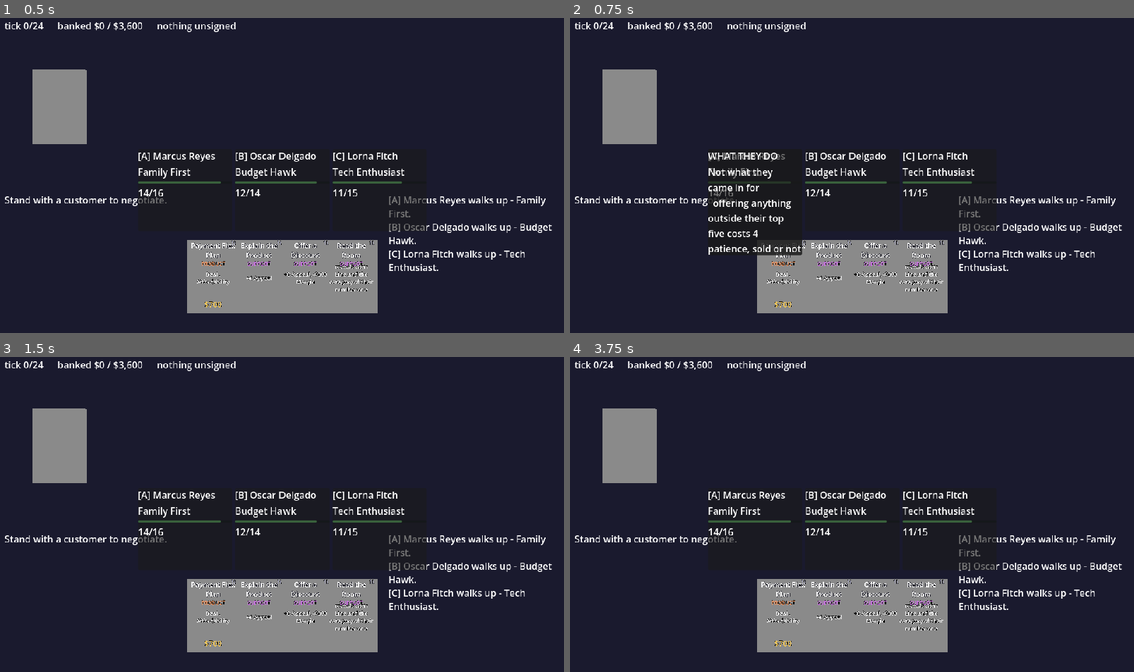
Above: before the commit, frames 1-4 (two rows, left to right).
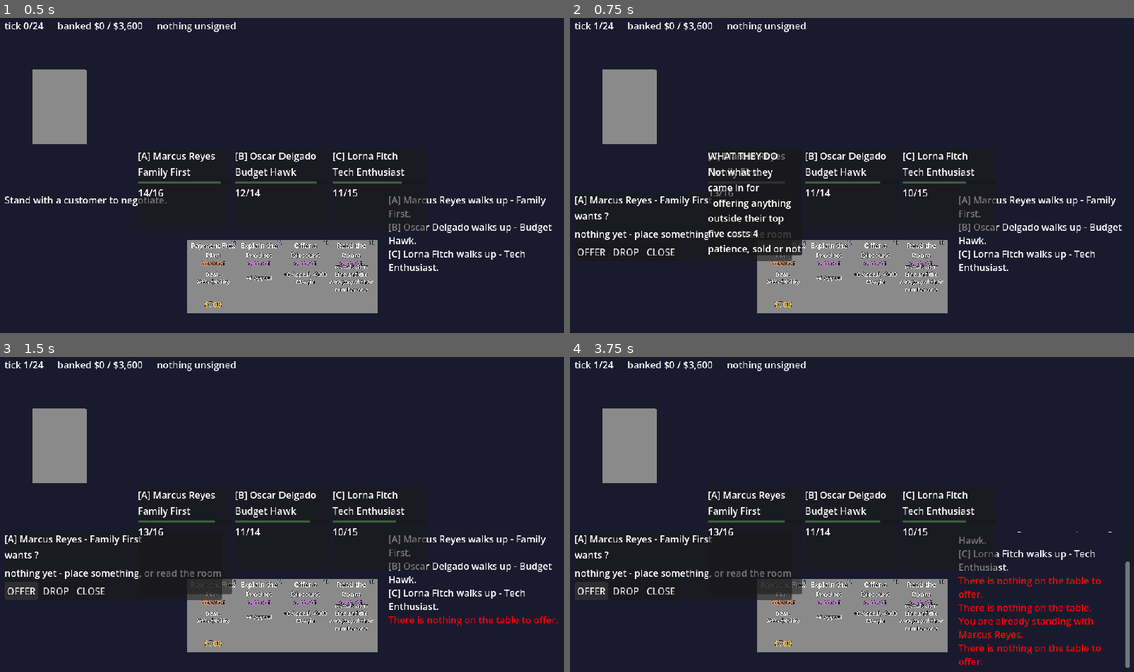
Above: after the commit, the same moments.

Repository: Painkills/RogueDealership
Game: Godot game, scene res://scenes/shift.tscn
The game is run twice, just before and just after one commit, with the same random seed, the same clock (stepped at 60 frames per second) and the same inputs.
Inputs (mouse positions are in pixels of both pictures, inside the frame that each line leads up to):
- Up to frame 1 (0.5 s): no input
- Up to frame 2 (0.75 s): click (756, 191) at 0.52 s
- Up to frame 3 (1.5 s): click (22, 590) at 1.25 s, where only the run after the commit has a clickable "OFFER"
- Up to frame 4 (3.75 s): click (626, 590) at 2 s, where only the run after the commit has a clickable "DROP"; click (756, 530) at 2.77 s; click (592, 590) at 3.5 s, where only the run after the commit has a clickable "OFFER"

Frame 1 is identical in both runs. In frame 2, 1.1% of the frame differs, in the area x 0-72%, y 1-78%; in frame 3, 1.8%; in frame 4, 4.2%, in the area x 0-100%, y 1-99%.

Commit message:
feat(g1.5): fix the hover-panel click bug, drop the 2D hand, document the rules
FloorCard's HoverPanel is now MOUSE_FILTER_IGNORE, as is the panel root
and its containers - only Clicker blocks. This is G1's known floor-card
bug at its root: PanelContainer stretches every child to fill it, so
HoverPanel sat directly on top of Clicker, and being revealed by hovering
the very card it covered it swallowed the click that revealed it. Over a
3D table it would also have blocked card picking behind it. A lint test
instantiates a floor card and checks it, since floor cards are created at
runtime and the scene lint never sees them.

Deletes hand_card.gd, hand_card.tscn and build_hand_card_scene.gd - the
hand lives on the table now. CardText survives as the single source of a
card's wording.

README gains a G1.5 section stating the three rules that will bite the
next person: one stray Control kills all card input (with
physics_object_picking as its identical-looking twin), cards reconcile by
uid and are never rebuilt or freed mid-flight, and scene inheritance
cannot come from a builder script while non-@export strategy values
cannot survive one.

It also says plainly that nobody has looked at this either - every check
here is structural, and whether Label3D text reads at 960x540 is exactly
the tension GODOT_SPEC 11 warned about. The camera is head-on and
untilted so that tilt is the first knob to turn, with the SubViewport
route as the fallback.

751 suite checks, 48 driver checks.

Co-Authored-By: Claude Opus 5 <noreply@anthropic.com>

Diff:
--- a/game/scenes/floor_card.tscn
+++ b/game/scenes/floor_card.tscn
@@ -2,56 +2,61 @@
 
 [ext_resource type="Script" path="res://scripts/view/floor_card.gd" id="1_h8n7p"]
 
-[node name="FloorCard" type="PanelContainer" unique_id=1396335695]
+[node name="FloorCard" type="PanelContainer" unique_id=620548035]
 custom_minimum_size = Vector2(160, 112)
+mouse_filter = 2
 script = ExtResource("1_h8n7p")
 
-[node name="VBoxContainer" type="VBoxContainer" parent="." unique_id=412741927]
+[node name="VBoxContainer" type="VBoxContainer" parent="." unique_id=2054207276]
 layout_mode = 2
+mouse_filter = 2
 
-[node name="NameLabel" type="Label" parent="VBoxContainer" unique_id=818531758]
+[node name="NameLabel" type="Label" parent="VBoxContainer" unique_id=2073650817]
 unique_name_in_owner = true
 layout_mode = 2
 
-[node name="ArchetypeLabel" type="Label" parent="VBoxContainer" unique_id=1184305558]
+[node name="ArchetypeLabel" type="Label" parent="VBoxContainer" unique_id=1173123227]
 unique_name_in_owner = true
 layout_mode = 2
 
-[node name="PatienceBar" type="ProgressBar" parent="VBoxContainer" unique_id=1802499961]
+[node name="PatienceBar" type="ProgressBar" parent="VBoxContainer" unique_id=1413608099]
 unique_name_in_owner = true
 layout_mode = 2
+mouse_filter = 2
 show_percentage = false
 
-[node name="PatienceLabel" type="Label" parent="VBoxContainer" unique_id=733032938]
+[node name="PatienceLabel" type="Label" parent="VBoxContainer" unique_id=1648822817]
 unique_name_in_owner = true
 layout_mode = 2
 
-[node name="UnsignedLabel" type="Label" parent="VBoxContainer" unique_id=476115840]
+[node name="UnsignedLabel" type="Label" parent="VBoxContainer" unique_id=680682532]
 unique_name_in_owner = true
 layout_mode = 2
 
-[node name="AlertLabel" type="Label" parent="VBoxContainer" unique_id=1871936297]
+[node name="AlertLabel" type="Label" parent="VBoxContainer" unique_id=1421242932]
 unique_name_in_owner = true
 layout_mode = 2
 
-[node name="Clicker" type="Button" parent="." unique_id=754830873]
+[node name="Clicker" type="Button" parent="." unique_id=332512370]
 unique_name_in_owner = true
 layout_mode = 2
 flat = true
 
-[node name="HoverPanel" type="PanelContainer" parent="." unique_id=78444193]
+[node name="HoverPanel" type="PanelContainer" parent="." unique_id=2008123276]
 unique_name_in_owner = true
 visible = false
 layout_mode = 2
+mouse_filter = 2
 
-[node name="VBoxContainer" type="VBoxContainer" parent="HoverPanel" unique_id=773807814]
+[node name="VBoxContainer" type="VBoxContainer" parent="HoverPanel" unique_id=1432996134]
 layout_mode = 2
+mouse_filter = 2
 
-[node name="HoverTitle" type="Label" parent="HoverPanel/VBoxContainer" unique_id=1855108239]
+[node name="HoverTitle" type="Label" parent="HoverPanel/VBoxContainer" unique_id=2026263824]
 layout_mode = 2
 text = "WHAT THEY DO"
 
-[node name="HoverBody" type="Label" parent="HoverPanel/VBoxContainer" unique_id=487236889]
+[node name="HoverBody" type="Label" parent="HoverPanel/VBoxContainer" unique_id=195225158]
 unique_name_in_owner = true
 layout_mode = 2
 autowrap_mode = 2
--- a/game/scenes/hand_card.tscn
+++ /dev/null
@@ -1,33 +0,0 @@
-[gd_scene format=3]
-
-[ext_resource type="Script" path="res://scripts/view/hand_card.gd" id="1_adi34"]
-
-[node name="HandCard" type="PanelContainer" unique_id=128541255]
-custom_minimum_size = Vector2(96, 132)
-script = ExtResource("1_adi34")
-
-[node name="VBoxContainer" type="VBoxContainer" parent="." unique_id=841465163]
-layout_mode = 2
-
-[node name="NameLabel" type="Label" parent="VBoxContainer" unique_id=763146825]
-unique_name_in_owner = true
-layout_mode = 2
-autowrap_mode = 2
-
-[node name="CostLabel" type="Label" parent="VBoxContainer" unique_id=1228326643]
-unique_name_in_owner = true
-layout_mode = 2
-
-[node name="KindLabel" type="Label" parent="VBoxContainer" unique_id=42700294]
-unique_name_in_owner = true
-layout_mode = 2
-
-[node name="EffectLabel" type="Label" parent="VBoxContainer" unique_id=845318851]
-unique_name_in_owner = true
-layout_mode = 2
-autowrap_mode = 2
-
-[node name="Clicker" type="Button" parent="." unique_id=243907082]
-unique_name_in_owner = true
-layout_mode = 2
-flat = true
--- a/game/scripts/view/hand_card.gd
+++ /dev/null
@@ -1,29 +0,0 @@
-extends PanelContainer
-## One card in hand. Purely a renderer: it knows how to show a CardInstance
-## and how to say "I was clicked". It never calls a Shift method itself.
-
-signal pressed
-
-var index: int = -1
-var instance: CardInstance
-
-@onready var _name: Label = %NameLabel
-@onready var _cost: Label = %CostLabel
-@onready var _kind: Label = %KindLabel
-@onready var _effect: Label = %EffectLabel
-@onready var _clicker: Button = %Clicker
-
-func _ready() -> void:
-	_clicker.pressed.connect(func(): pressed.emit())
-
-func setup(inst: CardInstance) -> void:
-	instance = inst
-	# Wording lives in CardText so this face and the 3D one cannot drift apart.
-	_name.text = CardText.title(inst)
-	_cost.text = CardText.cost(inst)
-	_effect.text = CardText.body(inst)
-	if inst.is_product():
-		_kind.text = "PRODUCT  %s" % CardText.margin(inst)
-		_kind.modulate = Palette.color(&"margin")
-	else:
-		_kind.text = ""
--- a/game/tests/test_shift_scene.gd
+++ b/game/tests/test_shift_scene.gd
@@ -91,6 +91,24 @@
 		s.get_node_or_null(^"HUD/HudRoot/HandRow") == null)
 	s.free()
 
+func test_a_floor_card_only_blocks_the_mouse_where_its_button_is() -> void:
+	## Floor cards are instantiated at runtime so the scene lint above never sees
+	## them - but they float over the table, and one of them shipped the exact
+	## bug this checks: HoverPanel is revealed by hovering the card it covers, so
+	## as a STOP node it swallowed the very click that revealed it.
+	var fc := (load("res://scenes/floor_card.tscn") as PackedScene).instantiate() as Control
+	h.eq("the panel itself lets the mouse through", fc.mouse_filter,
+		Control.MOUSE_FILTER_IGNORE)
+	var offenders: Array[String] = []
+	for c in _controls_under(fc):
+		if c is Button:
+			continue
+		if c.mouse_filter != Control.MOUSE_FILTER_IGNORE:
+			offenders.append("%s (%s)" % [c.name, c.get_class()])
+	h.check("only its button blocks, found: %s" % ", ".join(offenders), offenders.is_empty())
+	h.check("and it does have a button to click", _find_first(fc, "Button") != null)
+	fc.free()
+
 func _controls_under(node: Node) -> Array[Control]:
 	var out: Array[Control] = []
 	for child in node.get_children():
--- a/game/tests/test_view_wiring.gd
+++ b/game/tests/test_view_wiring.gd
@@ -53,11 +53,11 @@
 		load("res://data/card_pool.tres"),
 		load("res://data/archetype_pool.tres"), 1, [&"karen", &"easygoing"])
 
-func test_a_products_category_and_interest_are_reachable_the_way_hand_card_reads_them() -> void:
+func test_a_products_category_and_interest_are_reachable_the_way_a_card_face_reads_them() -> void:
 	var pool: CardPool = load("res://data/card_pool.tres")
 	var vsc := pool.by_id(&"vsc") as ProductCardDef
 	h.check("interest is set", vsc.interest != null)
 	h.check("category is reachable through interest",
 		vsc.interest.category != null)
-	h.eq("category display name is what HandCard prints",
+	h.eq("category display name is what a card face prints",
 		vsc.interest.category.display_name, "Vehicle")
--- a/game/tools/build_floor_card_scene.gd
+++ b/game/tools/build_floor_card_scene.gd
@@ -4,10 +4,15 @@
 	var root := PanelContainer.new()
 	root.name = "FloorCard"
 	root.custom_minimum_size = Vector2(160, 112)
+	# Only Clicker blocks the mouse. Everything else here is IGNORE so the panel
+	# cannot swallow a click aimed at its own button, or - now that it floats
+	# over a 3D table - block card picking behind it.
+	root.mouse_filter = Control.MOUSE_FILTER_IGNORE
 	root.set_script(load("res://scripts/view/floor_card.gd"))
 
 	var vbox := VBoxContainer.new()
 	vbox.name = "VBoxContainer"
+	vbox.mouse_filter = Control.MOUSE_FILTER_IGNORE
 	root.add_child(vbox)
 	vbox.owner = root
 
@@ -27,6 +32,7 @@
 	patience_bar.name = "PatienceBar"
 	patience_bar.min_value = 0
 	patience_bar.show_percentage = false
+	patience_bar.mouse_filter = Control.MOUSE_FILTER_IGNORE
 	patience_bar.unique_name_in_owner = true
 	vbox.add_child(patience_bar)
 	patience_bar.owner = root
@@ -60,12 +66,18 @@
 	var hover := PanelContainer.new()
 	hover.name = "HoverPanel"
 	hover.visible = false
+	# IGNORE, not the PanelContainer default of STOP. This panel is revealed by
+	# hovering the card it covers, so as a STOP node it swallowed the click that
+	# revealed it - which is why floor cards never responded to the mouse in G1 -
+	# and over a 3D table it would additionally block card picking underneath.
+	hover.mouse_filter = Control.MOUSE_FILTER_IGNORE
 	hover.unique_name_in_owner = true
 	root.add_child(hover)
 	hover.owner = root
 
 	var hover_vbox := VBoxContainer.new()
 	hover_vbox.name = "VBoxContainer"
+	hover_vbox.mouse_filter = Control.MOUSE_FILTER_IGNORE
 	hover.add_child(hover_vbox)
 	hover_vbox.owner = root
 
--- a/game/tools/build_hand_card_scene.gd
+++ /dev/null
@@ -1,53 +0,0 @@
-extends SceneTree
-
-func _init() -> void:
-	var root := PanelContainer.new()
-	root.name = "HandCard"
-	root.custom_minimum_size = Vector2(96, 132)
-	root.set_script(load("res://scripts/view/hand_card.gd"))
-
-	var vbox := VBoxContainer.new()
-	vbox.name = "VBoxContainer"
-	root.add_child(vbox)
-	vbox.owner = root
-
-	var name_label := Label.new()
-	name_label.name = "NameLabel"
-	name_label.autowrap_mode = TextServer.AUTOWRAP_WORD
-	name_label.unique_name_in_owner = true
-	vbox.add_child(name_label)
-	name_label.owner = root
-
-	var cost_label := Label.new()
-	cost_label.name = "CostLabel"
-	cost_label.unique_name_in_owner = true
-	vbox.add_child(cost_label)
-	cost_label.owner = root
-
-	var kind_label := Label.new()
-	kind_label.name = "KindLabel"
-	kind_label.unique_name_in_owner = true
-	vbox.add_child(kind_label)
-	kind_label.owner = root
-
-	var effect_label := Label.new()
-	effect_label.name = "EffectLabel"
-	effect_label.autowrap_mode = TextServer.AUTOWRAP_WORD
-	effect_label.unique_name_in_owner = true
-	vbox.add_child(effect_label)
-	effect_label.owner = root
-
-	var clicker := Button.new()
-	clicker.name = "Clicker"
-	clicker.flat = true
-	clicker.unique_name_in_owner = true
-	clicker.set_anchors_preset(Control.PRESET_FULL_RECT)
-	root.add_child(clicker)
-	clicker.owner = root
-
-	var packed := PackedScene.new()
-	packed.pack(root)
-	DirAccess.make_dir_recursive_absolute("res://scenes")
-	ResourceSaver.save(packed, "res://scenes/hand_card.tscn")
-	print("saved hand_card.tscn")
-	quit(0)
Not shown, removed: game/scripts/view/hand_card.gd.uid
Not shown, removed: game/tools/build_hand_card_scene.gd.uid
Not shown, changed: game/README.md
